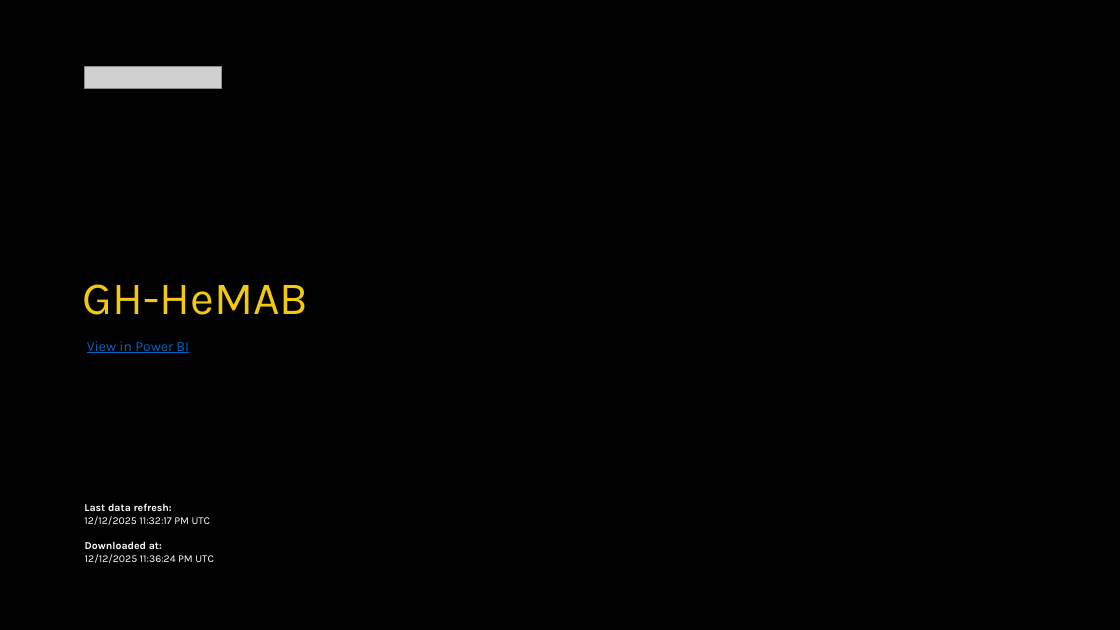
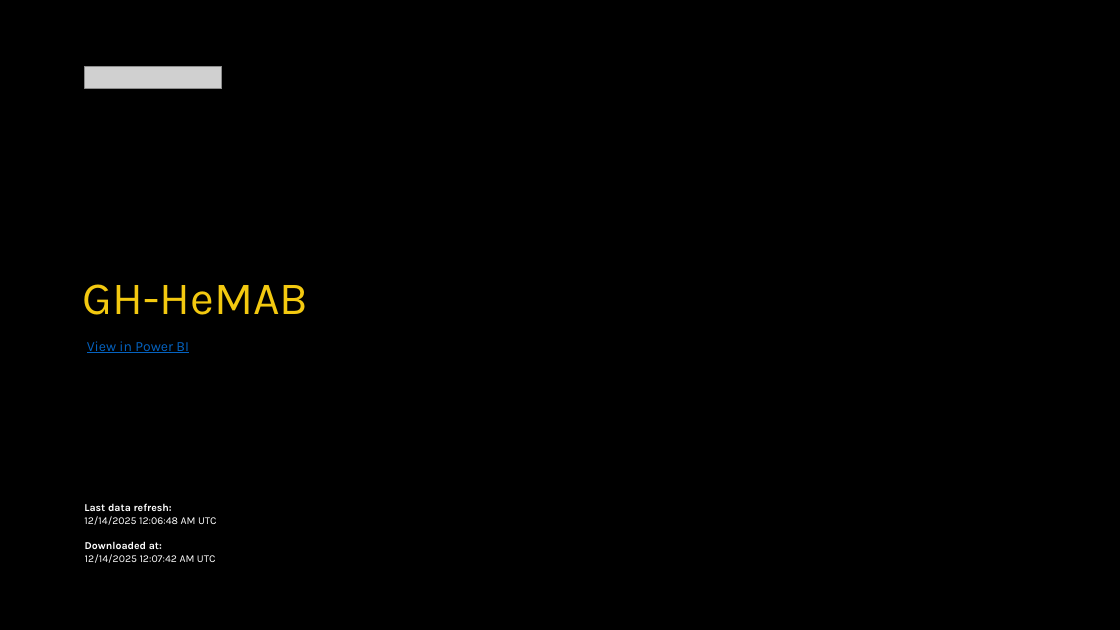
Before and after one commit to WilliamDormechele/HeMAB-Dashboard, a slide deck: slide 1 of reports/PowerBI/HeMAB_QA_Dashboard_Latest.pptx. Drawn at 1120x630 pixels with LibreOffice and Linux fonts; fonts in the diff are those of the drawing; grey boxes stand for pictures; background and template pictures are left out. Boxes give left, top, right and bottom in pixels: in the first picture for what was removed or moved away, otherwise in the second. Text is boxed around its words. In the diff, an @@ line names an element or a change of style, - is before the commit and + after.

```diff
--- a/reports/PowerBI/HeMAB_QA_Dashboard_Latest.pptx
+++ b/reports/PowerBI/HeMAB_QA_Dashboard_Latest.pptx
@@ text at [84,516,217,525]: text changed @@
-12/12/2025 11:32:17 PM UTC
+12/14/2025 12:06:48 AM UTC
@@ text at [85,554,216,563]: text changed @@
-12/12/2025 11:36:24 PM UTC
+12/14/2025 12:07:42 AM UTC
```
Also in this commit, not shown: 56 other files.
